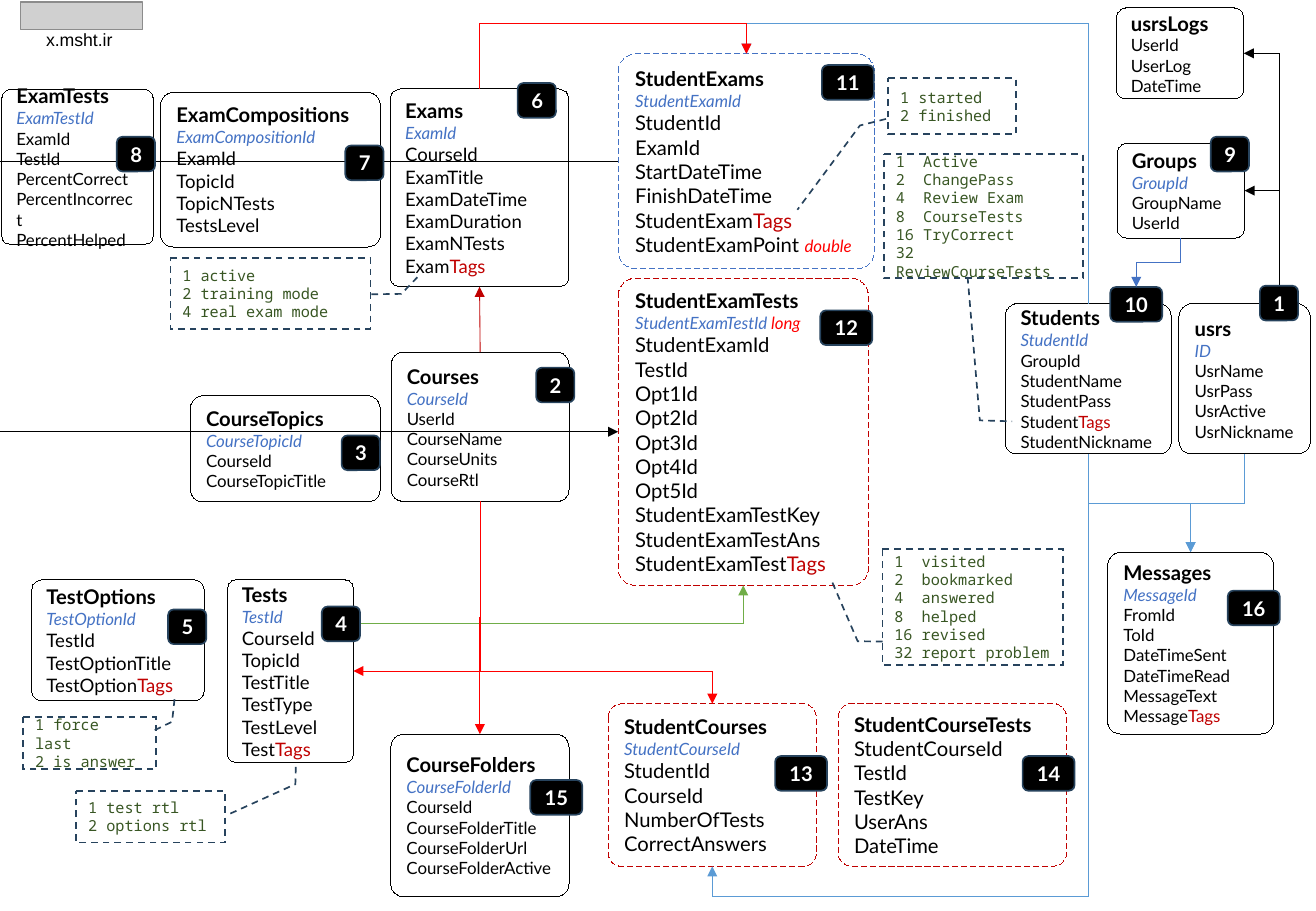
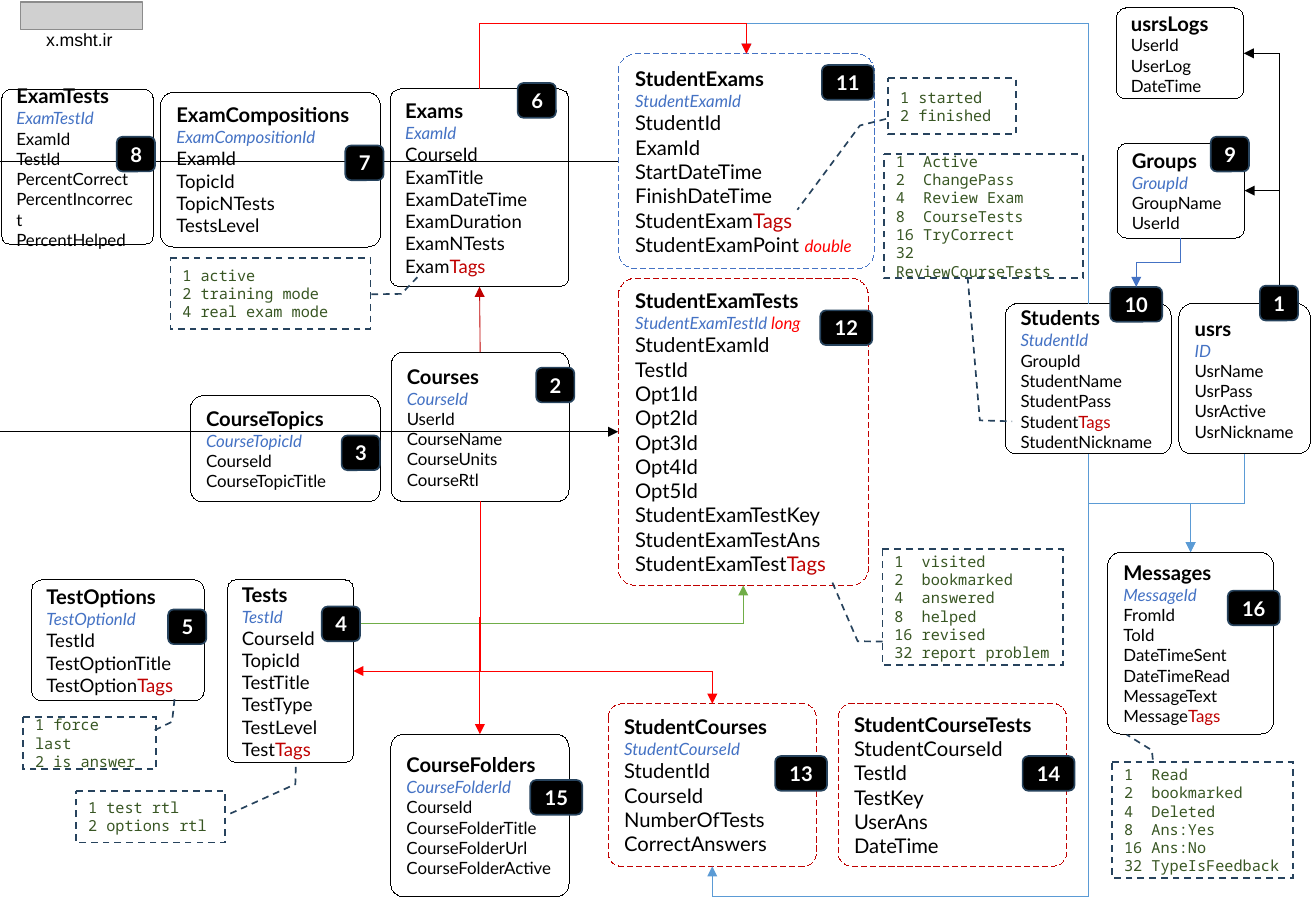
Before and after one commit to msht-ir/Examiner_blazorWebApp, a slide deck: slide 1 of ExaminerB/.appCatalog/ExaminerB notes 1404.pptx. Drawn at 1316x911 pixels with LibreOffice and Linux fonts; fonts in the diff are those of the drawing; grey boxes stand for pictures. Boxes give left, top, right and bottom in pixels: in the first picture for what was removed or moved away, otherwise in the second. Text is boxed around its words. In the diff, an @@ line names an element or a change of style, - is before the commit and + after.

```diff
--- a/ExaminerB/.appCatalog/ExaminerB notes 1404.pptx
+++ b/ExaminerB/.appCatalog/ExaminerB notes 1404.pptx
@@ border callout added at [1113, 762, 1294, 879], outline #28445D 1 pt dashed, 9 pt, text #385723 @@
+1 Read
+2 bookmarked
+4 Deleted
+8 Ans:Yes
+16 Ans:No
+32 TypeIsFeedback
```
Also in this commit, not shown: 6 other files.
